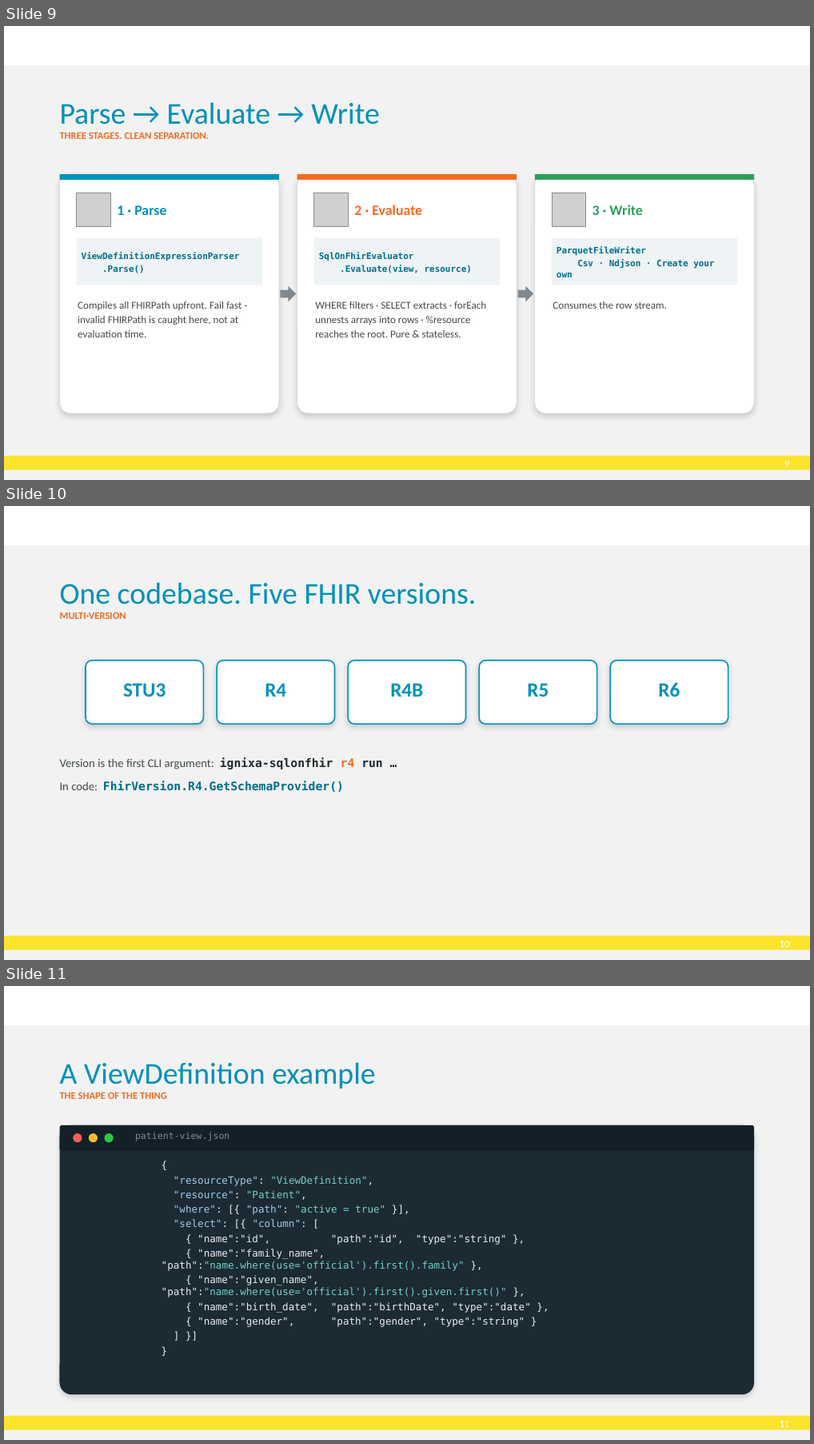
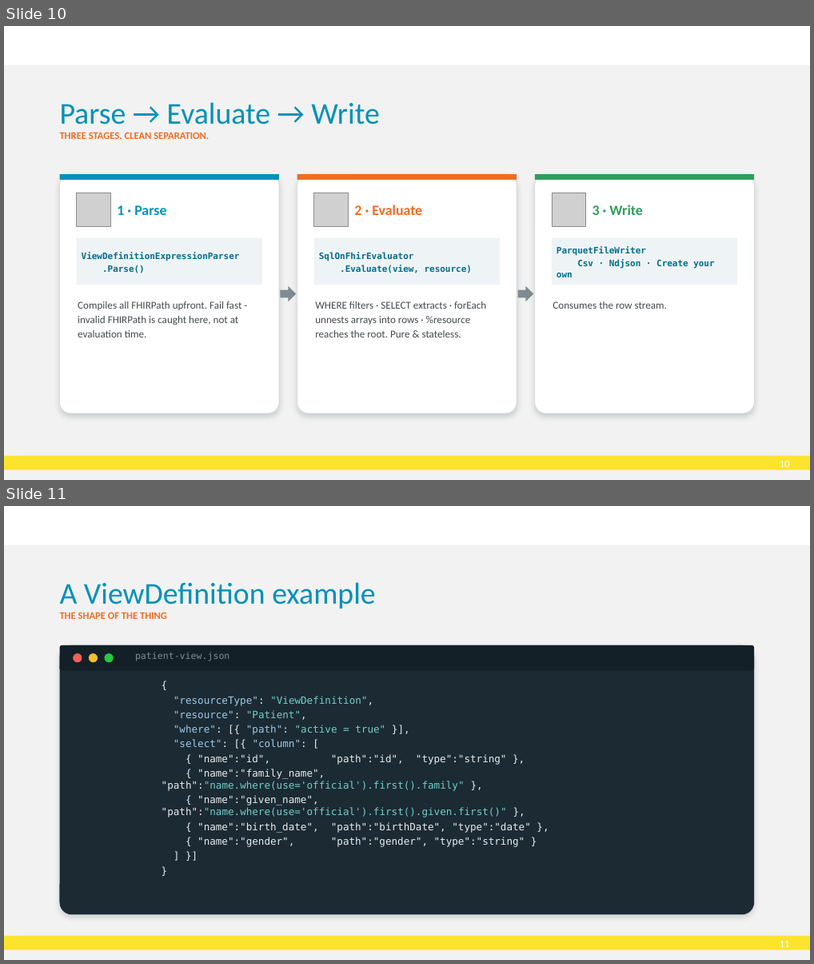
Before and after one commit to brendankowitz/FHIRDevDays2026, a slide deck: talks/talk1-sql-on-fhir/DD26_CT_260616_Brendan-Kowitz_SqlOnFhir.pptx. Shown one above the other, each under a label of ours: slides 9, 10 and 11 before the commit, slides 10 and 11 after it. The pictures are 814x1444 and 814x964 pixels, drawn with LibreOffice and Linux fonts; fonts in the diff are those of the drawing; grey boxes stand for pictures; background and template pictures are left out. Boxes give left, top, right and bottom in pixels: in the first picture for what was removed or moved away, otherwise in the second. Text is boxed around its words. In the diff, an @@ line names an element or a change of style, - is before the commit and + after.

```diff
--- a/talks/talk1-sql-on-fhir/DD26_CT_260616_Brendan-Kowitz_SqlOnFhir.pptx
+++ b/talks/talk1-sql-on-fhir/DD26_CT_260616_Brendan-Kowitz_SqlOnFhir.pptx
@@ slide 10 removed at [4,506,810,960], background #FFFFFF; not listed: 4 template elements that a slide beside it also shows @@
@@ title removed at [60,582,477,604] @@
-One codebase. Five FHIR versions.
@@ text removed at [60,612,126,619] @@
-MULTI-VERSION
@@ rounded rectangle removed at [86,660,204,724] @@
@@ rounded rectangle removed at [217,660,335,724] @@
@@ rounded rectangle removed at [348,660,466,724] @@
@@ rounded rectangle removed at [479,660,598,724] @@
@@ rounded rectangle removed at [610,660,729,724] @@
@@ text removed at [123,683,166,697] @@
-STU3
@@ text removed at [265,683,286,696] @@
-R4
@@ text removed at [390,683,423,696] @@
-R4B
@@ text removed at [527,683,549,696] @@
-R5
@@ text removed at [658,682,680,696] @@
-R6
@@ text removed at [60,757,383,792] @@
-Version is the first CLI argument: ignixa-sqlonfhir r4 run …
-In code: FhirVersion.R4.GetSchemaProvider()
@@ what was slide 9 is now slide 10 @@
@@ page number at [780,460,790,467]: text changed @@
-9
+10
```
Also in this commit, not shown: 6 slides changed, 1 slide added, 1 other slide removed.
